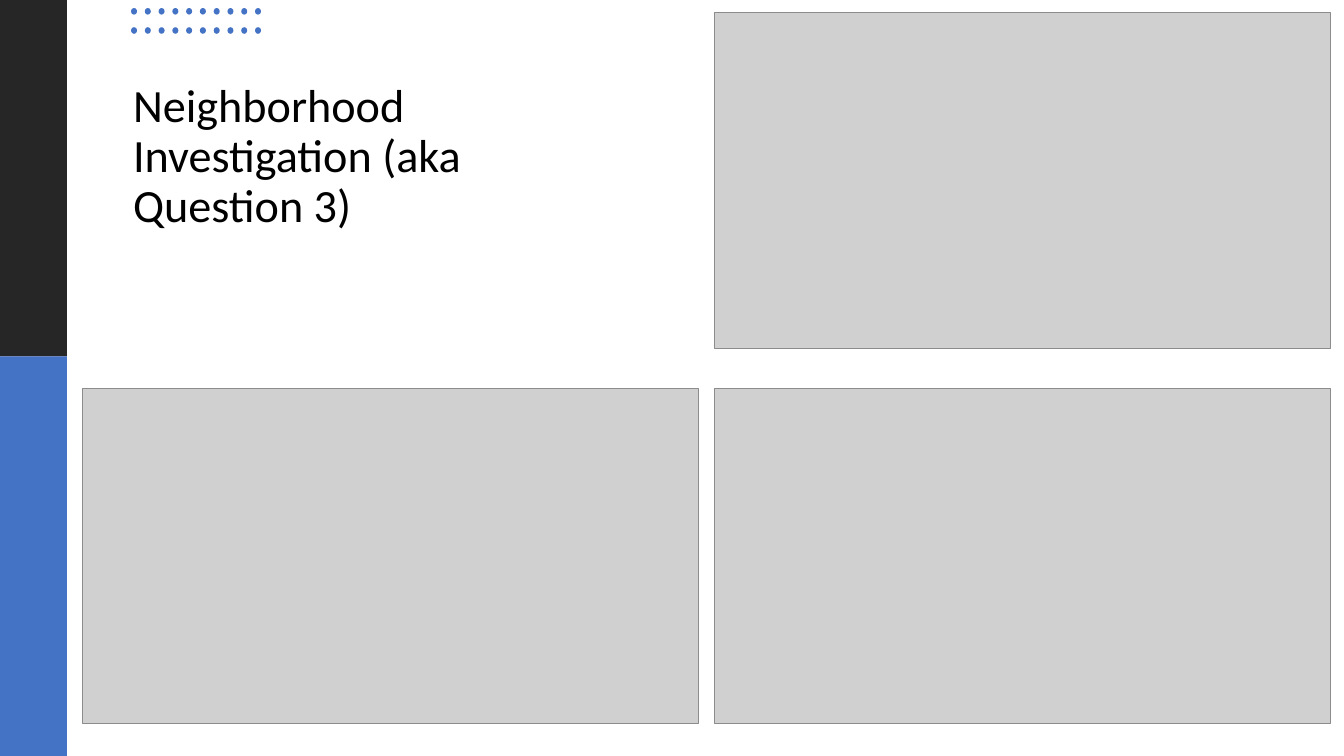
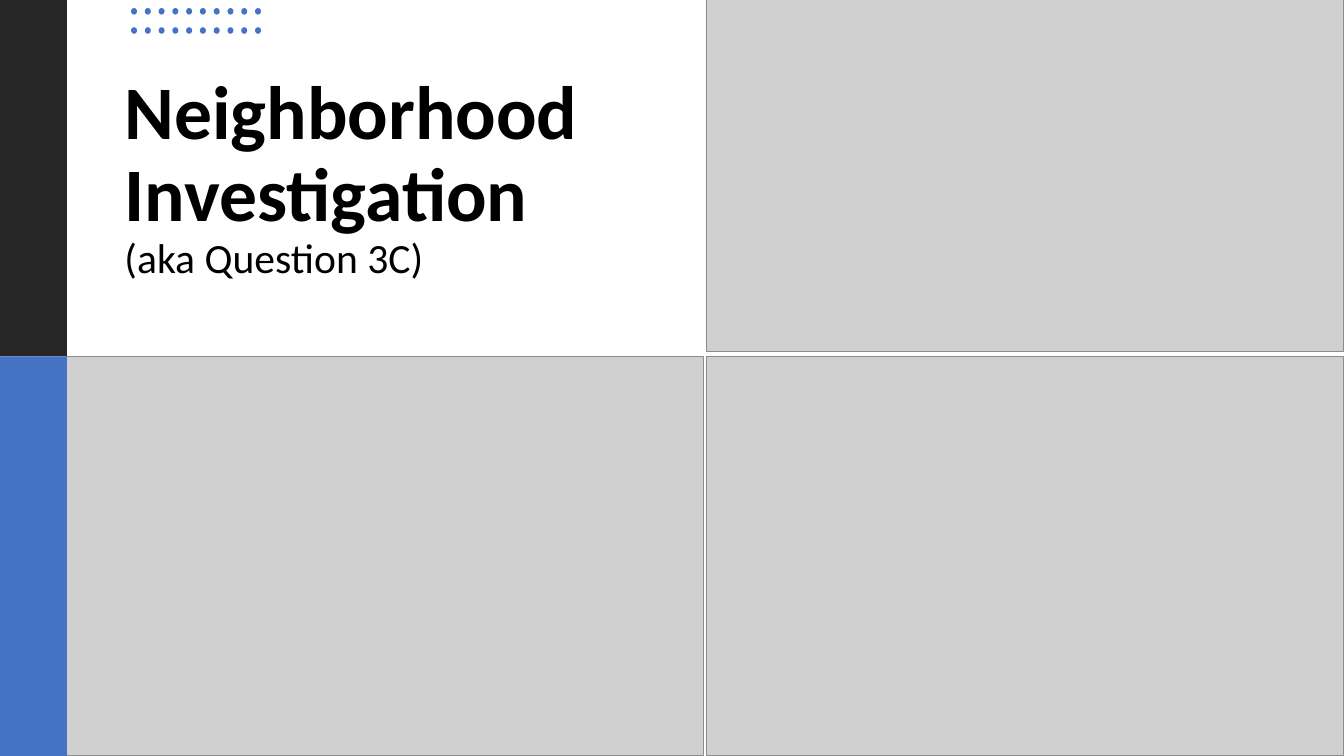
Before and after one commit to neha-nayeem/Project-01, a slide deck: slide 13 of Presentation - Project 01.pptx. Drawn at 1344x756 pixels with LibreOffice and Linux fonts; fonts in the diff are those of the drawing; grey boxes stand for pictures. Boxes give left, top, right and bottom in pixels: in the first picture for what was removed or moved away, otherwise in the second. Text is boxed around its words. In the diff, an @@ line names an element or a change of style, - is before the commit and + after.

```diff
--- a/Presentation - Project 01.pptx
+++ b/Presentation - Project 01.pptx
@@ picture: place and size @@
-picture at [715,13,1331,349]
+picture at [707,0,1344,352]
@@ title at [124,86,577,279]: text changed; size 33 to 54 pt; bold on @@
-Neighborhood Investigation (aka Question 3)
+Neighborhood Investigation (aka Question 3C)
@@ picture: place and size @@
-picture at [83,388,699,724]
+picture at [67,357,704,756]
@@ picture: place and size @@
-picture at [715,388,1331,724]
+picture at [707,357,1344,756]
```
Also in this commit, not shown: 16 other slides changed, 1 slide added, 1 slide removed, 1 other file.
